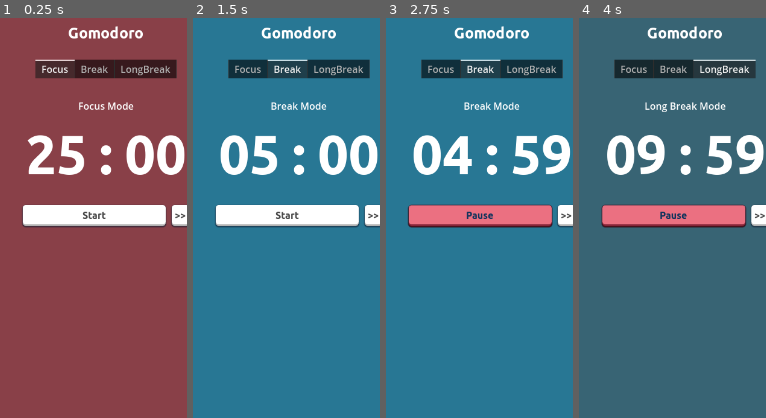
Above: before the commit, frames 1-4 (left to right).
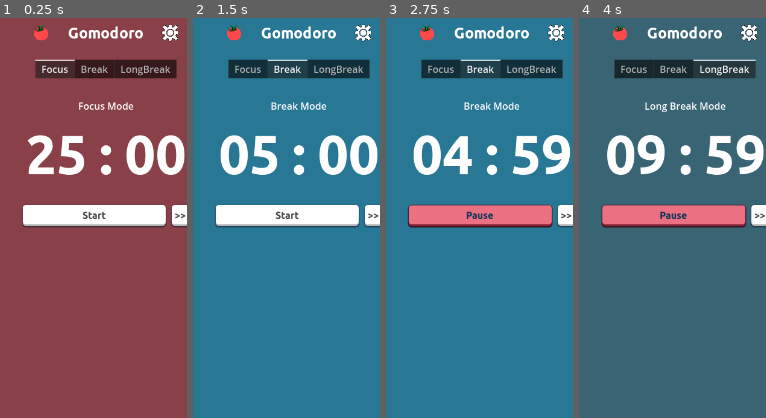
Above: after the commit, the same moments.

Repository: trubusoft/gomodoro
Game: Godot game, scene res://scenes/gomodoro.tscn
The game is run twice, just before and just after one commit, with the same random seed, the same clock (stepped at 60 frames per second) and the same inputs.
Inputs:
- Up to frame 1 (0.25 s): no input
- Up to frame 2 (1.5 s): click "Start" at 0.5 s; click ">>" at 1.25 s
- Up to frame 3 (2.75 s): click "Start" at 2 s
- Up to frame 4 (4 s): click ">>" at 2.75 s; click "Start" at 3.5 s
The pictures show only the part of the screen within x 22-72%, y 0-50%; the shares and areas given below are measured in that part.

The runs differ from the first frame. In frame 1, 0.5% of the frame differs, in the area x 18-96%, y 1-6%; in frame 2, 0.5%; in frame 3, 0.5%; in frame 4, 0.5%.

Commit message:
Update title_bar.tscn to change icon

Diff:
--- a/scenes/title_bar.tscn
+++ b/scenes/title_bar.tscn
@@ -1,9 +1,9 @@
 [gd_scene load_steps=5 format=3 uid="uid://dk0k5x8mb7cg"]
 
-[ext_resource type="Texture2D" uid="uid://b1uwfmxk2ip3p" path="res://assets/image/tomato_mock.jpg" id="1_u48g5"]
 [ext_resource type="PackedScene" uid="uid://bccn6f3mmd31a" path="res://components/common_margin_container.tscn" id="2_5qlh5"]
 [ext_resource type="Theme" uid="uid://dis4l2khc77s3" path="res://assets/themes/title_bar.tres" id="2_elrw4"]
-[ext_resource type="Texture2D" uid="uid://dx5i0l28n8b8w" path="res://assets/image/gear_mock.png" id="2_qvl55"]
+[ext_resource type="Texture2D" uid="uid://ci6snr35x6cpc" path="res://assets/image/tomato_icon.png" id="3_73ugd"]
+[ext_resource type="Texture2D" uid="uid://bqer2y0u1lbja" path="res://assets/image/gear_icon.png" id="4_atntl"]
 
 [node name="TitleBar" type="Control"]
 layout_mode = 3
@@ -23,7 +23,7 @@
 
 [node name="ApplicationIcon" type="TextureRect" parent="CommonMarginContainer/HBoxContainer"]
 layout_mode = 2
-texture = ExtResource("1_u48g5")
+texture = ExtResource("3_73ugd")
 expand_mode = 2
 
 [node name="ApplicationName" type="Label" parent="CommonMarginContainer/HBoxContainer"]
@@ -32,5 +32,5 @@
 
 [node name="SettingsButton" type="TextureRect" parent="CommonMarginContainer/HBoxContainer"]
 layout_mode = 2
-texture = ExtResource("2_qvl55")
+texture = ExtResource("4_atntl")
 expand_mode = 2
